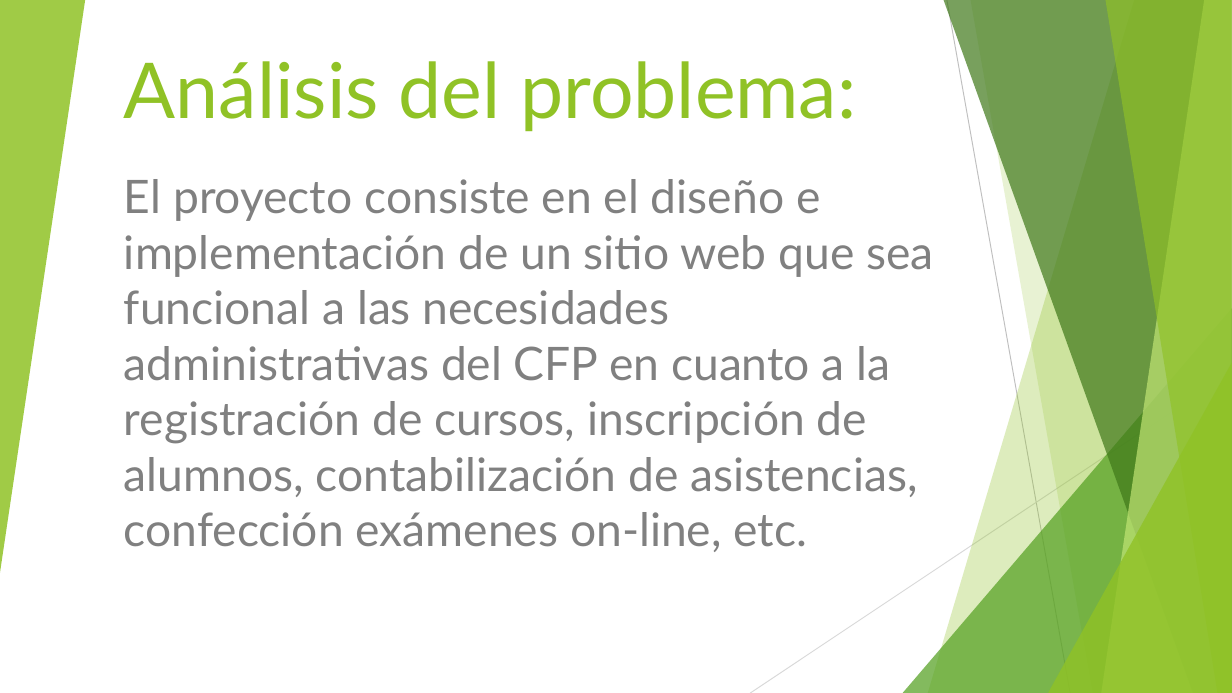
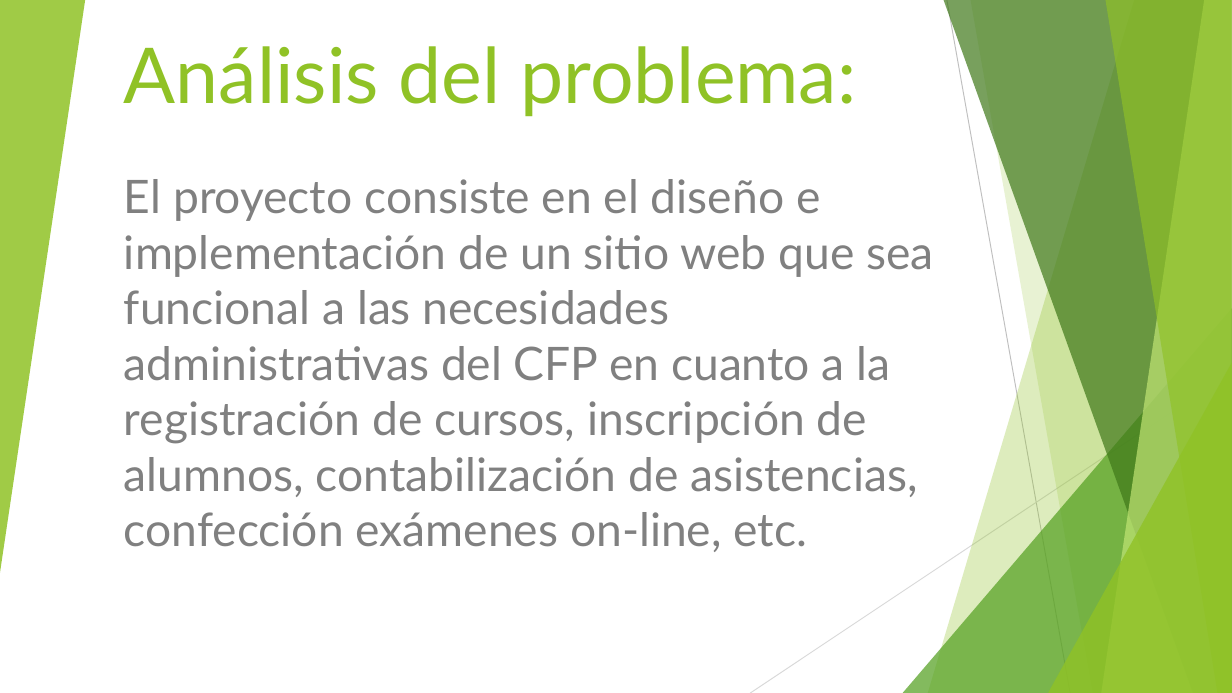
Before and after one commit to mariela21180/institucional-cfp, a slide deck: slide 4 of - Presentacion/Filminas.pptx. Drawn at 1232x693 pixels with LibreOffice and Linux fonts; fonts in the diff are those of the drawing. Boxes give left, top, right and bottom in pixels: in the first picture for what was removed or moved away, otherwise in the second. Text is boxed around its words. In the diff, an @@ line names an element or a change of style, - is before the commit and + after.

```diff
--- a/- Presentacion/Filminas.pptx
+++ b/- Presentacion/Filminas.pptx
@@ title "Análisis del problema:": place and size @@
-title "Análisis del problema:" at bbox=[124, 61, 856, 132]
+title "Análisis del problema:" at bbox=[124, 46, 856, 117]
@@ title "Análisis del problema:" at bbox=[124, 46, 856, 117]: vertical alignment bottom to middle @@
```
Also in this commit, not shown: 10 other slides changed, 4 slides added, 1 slide removed, 2 other files.
